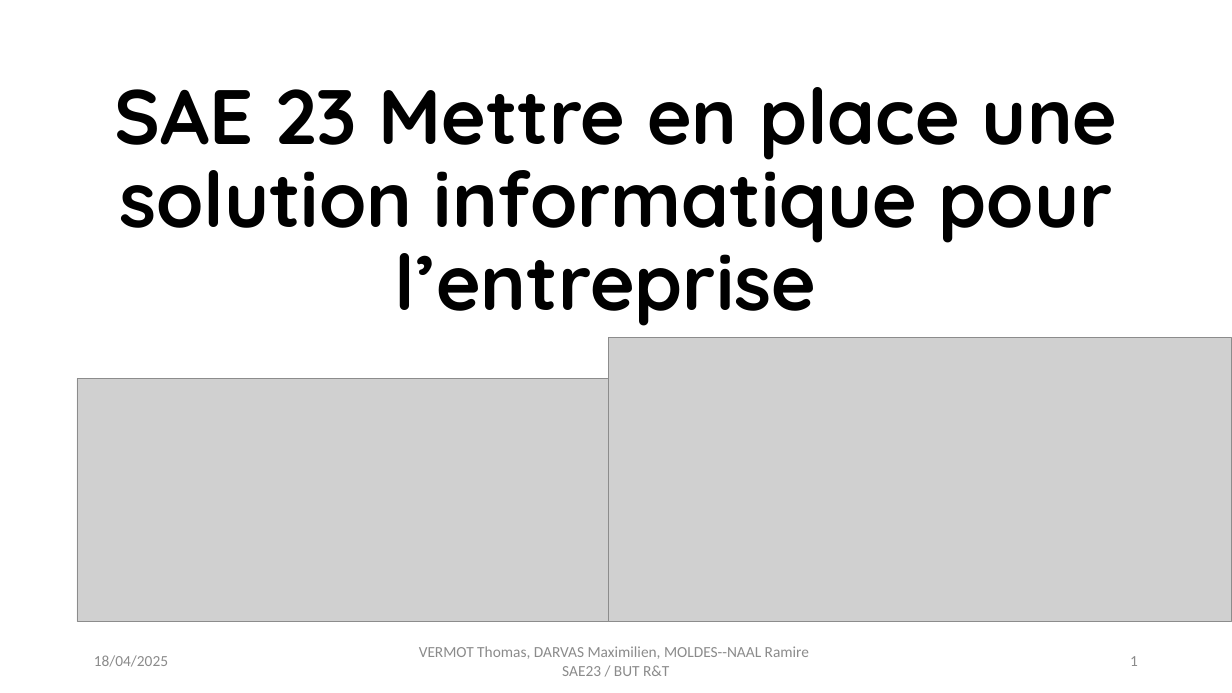
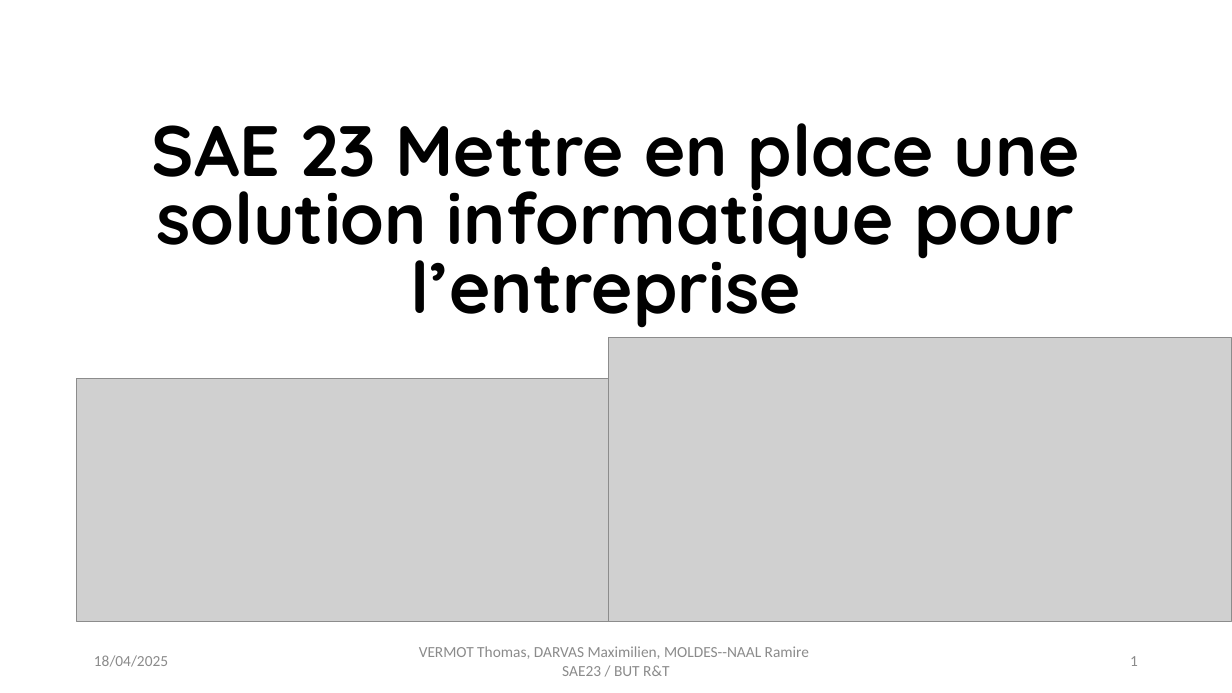
Before and after one commit to smaugue/SAE2.3, a slide deck: slide 1 of Présenation 2.3.pptx. Drawn at 1232x693 pixels with LibreOffice and Linux fonts; fonts in the diff are those of the drawing; grey boxes stand for pictures. Boxes give left, top, right and bottom in pixels: in the first picture for what was removed or moved away, otherwise in the second. Text is boxed around its words. In the diff, an @@ line names an element or a change of style, - is before the commit and + after.

```diff
--- a/Présenation 2.3.pptx
+++ b/Présenation 2.3.pptx
@@ title "SAE 23 Mettre en place ..." at [152, 123, 1080, 328]: size 60 to 55.5 pt; line spacing 0.9 to 0.8 @@
```
Also in this commit, not shown: 5 other slides changed, 2 slides added, 14 other files.
